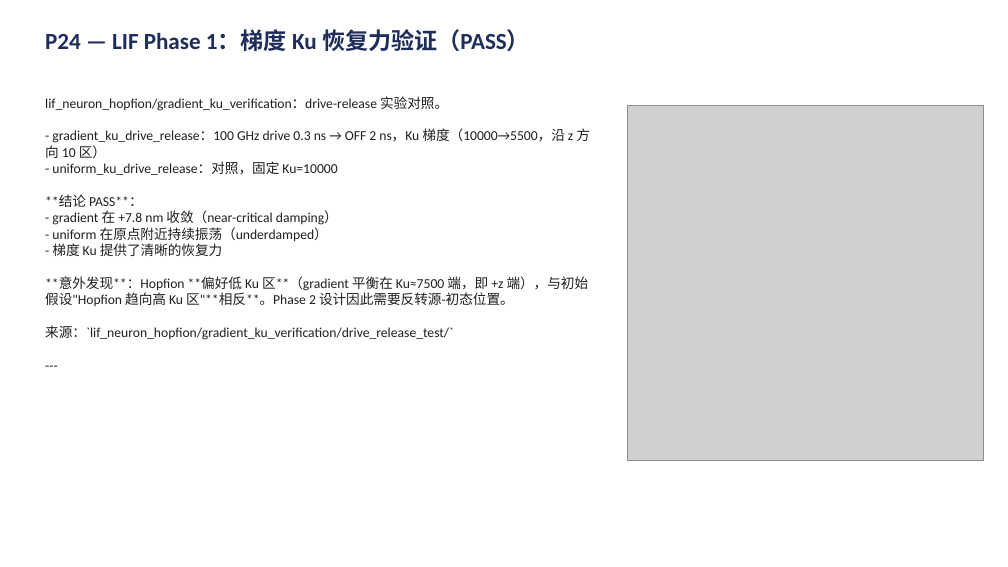
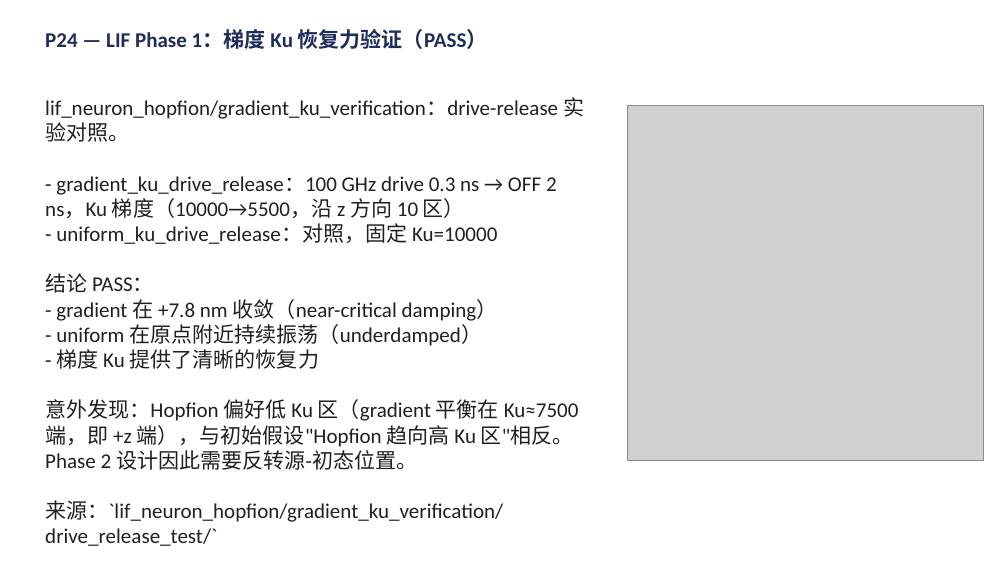
Before and after one commit to Wlybs/Hopfion, a slide deck: slide 24 of presentation/talk.pptx. Drawn at 1008x567 pixels with LibreOffice and Linux fonts; fonts in the diff are those of the drawing; grey boxes stand for pictures. Boxes give left, top, right and bottom in pixels: in the first picture for what was removed or moved away, otherwise in the second. Text is boxed around its words. In the diff, an @@ line names an element or a change of style, - is before the commit and + after.

Commit message:
fix(presentation): all text 20pt, strip --- and ** markers

```diff
--- a/presentation/talk.pptx
+++ b/presentation/talk.pptx
@@ text "P24 — LIF Phase 1：梯度 ..." at box(45, 29, 488, 49): size 22 to 20 pt @@
@@ text at box(45, 97, 584, 522): paragraph removed @@
----
@@ text at box(45, 97, 584, 522): size 13 to 20 pt in "lif_neuron_hopfion/gradient_ku_verification：drive-release 实验 ...", "- gradient_ku_drive_release：100 GHz drive 0.3 ns → ...", "- uniform_ku_drive_release：对照，固定 Ku=10000", "- gradient 在 +7.8 nm 收敛（near-critical damping）" and 3 more places @@
@@ text at box(45, 273, 154, 293): text changed; size 13 to 20 pt @@
-**结论 PASS**：
+结论 PASS：
@@ text at box(45, 399, 579, 470): text changed; size 13 to 20 pt @@
-**意外发现**：Hopfion **偏好低 Ku 区**（gradient 平衡在 Ku≈7500 端，即 +z 端），与初始假设"Hopfion 趋向高 Ku 区"**相反**。Phase 2 设计因此需要反转源-初态位置。
+意外发现：Hopfion 偏好低 Ku 区（gradient 平衡在 Ku≈7500 端，即 +z 端），与初始假设"Hopfion 趋向高 Ku 区"相反。Phase 2 设计因此需要反转源-初态位置。
```
Also in this commit, not shown: 28 other slides changed, 1 other file.
